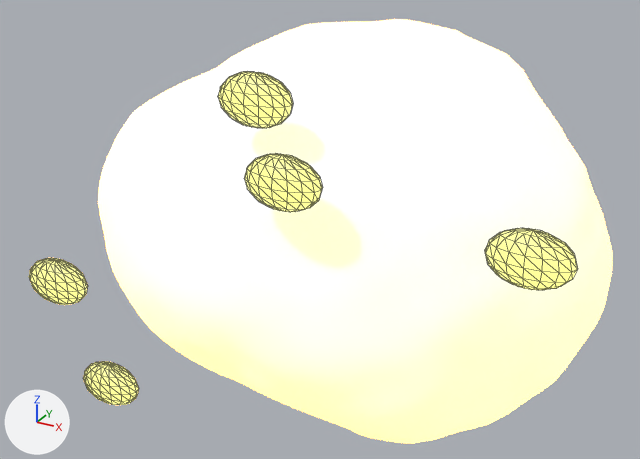
Before and after pictures for a commit that changed the glTF model public/shop-models/meteorite.glb.
Rendered twice from a camera (50 mm lens) standing at (0.999, -1.977, 0.936) and looking at (-0.062, -0.047, -0.029). Arrows for +X, +Y and +Z are at lower left; the lights stay in place. The first picture is the older version. Mesh edges are drawn as thin lines on the coarser meshes. Where no turn or scale is listed for an object, it has been applied to the vertices.
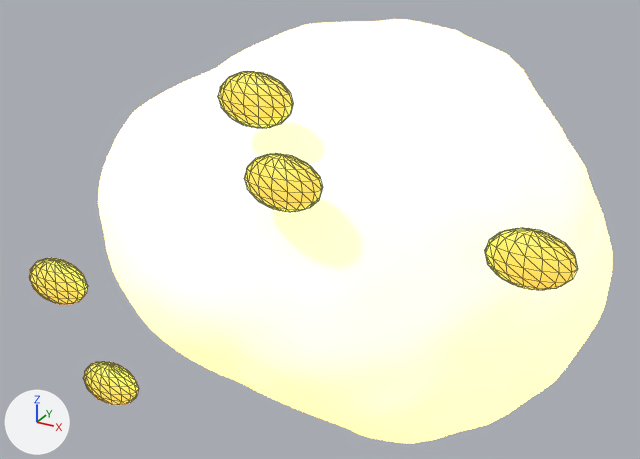
Location of each change, (x1, y1, x2, y2) in pixels of the pictures (640 x 459 px):
'Sphere', surface changed: (485, 228, 577, 290) in both
'Sphere.001', surface changed: (244, 153, 323, 212) in both
'Sphere.004', surface changed: (218, 71, 293, 128) in both
'Sphere.003', surface changed: (29, 258, 87, 305) in both
'Sphere.002', surface changed: (83, 362, 139, 405) in both

The change, as a list of edits to the scene's bpy script:
```text
Change mat_glow:
    mat_glow.emission_strength: 6.0 -> 2.0
```
